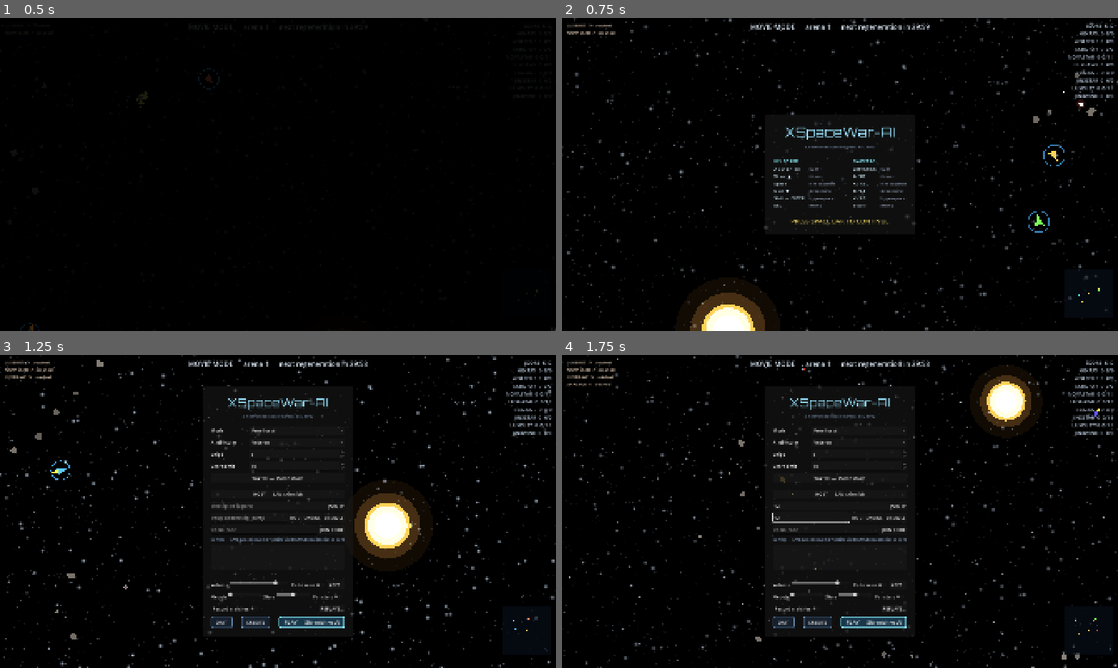
Above: before the commit, frames 1-4 (two rows, left to right).
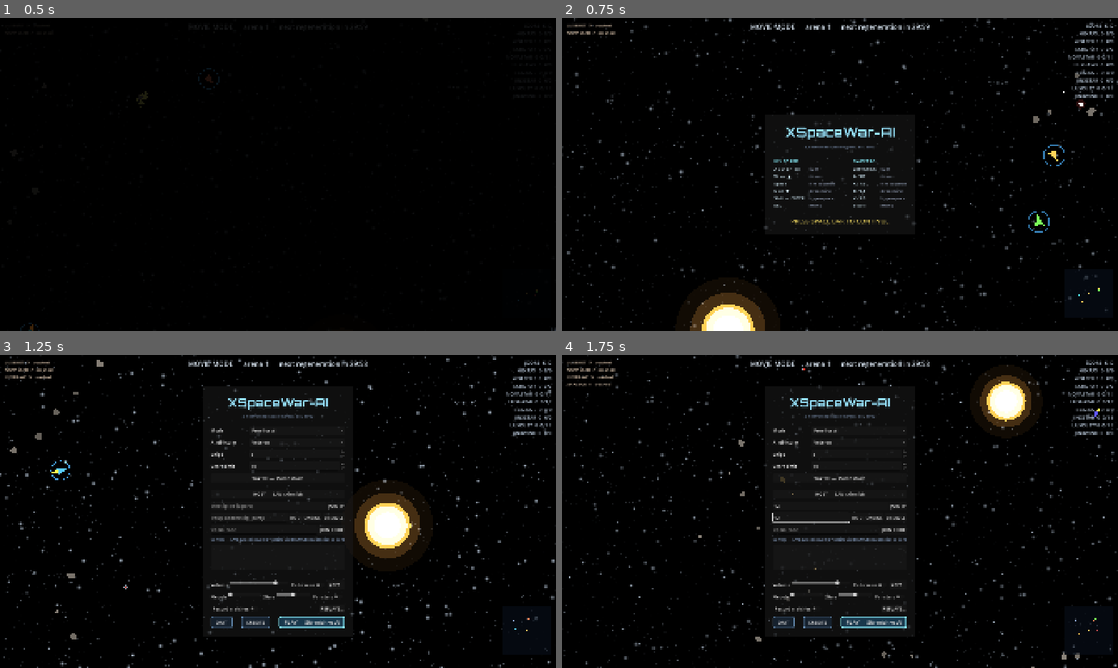
Above: after the commit, the same moments.

Repository: CryptoJones/XSpaceWar-AI
Game: Godot game, scene res://src/ui/main.tscn
The game is run twice, just before and just after one commit, with the same random seed, the same clock (stepped at 60 frames per second) and the same inputs.
Inputs (mouse positions are in pixels of both pictures, inside the frame that each line leads up to):
- Up to frame 1 (0.5 s): no input
- Up to frame 2 (0.75 s): tap Enter at 0.5 s; move the mouse to (962, 158) at 0.52 s; hold Right from 0.53 s (still down); tap Shift at 0.6 s; click (962, 158) at 0.67 s
- Up to frame 3 (1.25 s): keep holding Right; tap Space at 0.77 s
- Up to frame 4 (1.75 s): release Right at 1.25 s; click (828, 505) at 1.27 s; type "12" at 1.35 s; click (812, 517) at 1.5 s; type "12" at 1.58 s; click (828, 530) at 1.73 s

Frame 1 is identical in both runs. In frame 2, 0.3% of the frame differs, in the area x 40-60%, y 34-39%; in frame 3, 0.3%; in frame 4, 0.3%.

Commit message:
Fix title font: OpenType tag for weight, loud fallback when unimported
load() verified to return family 'Orbitron'; the variation dict needs
name_to_tag("wght") (string keys are silently ignored), and a missing
import cache now push_warnings with the fix command instead of quietly
using the default font. Also includes replay scrubbing (seek with
arrow keys, bit-exact, 2 new tests) from the feature batch.

Co-Authored-By: Claude Fable 5 <noreply@anthropic.com>

Diff:
--- a/src/gameplay/replay_player.gd
+++ b/src/gameplay/replay_player.gd
@@ -48,22 +48,49 @@
 	_accum += dt * speed
 	while _accum >= world.config.fixed_dt - 1e-9:
 		_accum -= world.config.fixed_dt
-		_advance_frames(world)
-		for sid in _inputs:
-			var s := world.ship_by_id(int(sid))
-			if s == null or not s.alive:
-				continue
-			var rec: Array = _inputs[sid]
-			s.in_turn = float(rec[0])
-			var flags := int(rec[1])
-			s.in_thrust = (flags & Replay.FLAG_THRUST) != 0
-			s.in_fire = (flags & Replay.FLAG_FIRE) != 0
-			s.in_hyper = (flags & Replay.FLAG_HYPER) != 0
-			s.in_mine = (flags & Replay.FLAG_MINE) != 0
-		world.step()
-		if world.tick > replay.final_tick:
-			finished = true
+		_step_once(world)
+		if finished:
 			return
+
+## Scrub to an absolute tick. Backward seeks rebuild the world and re-simulate
+## from zero — determinism makes the result exact, and the sim is cheap enough
+## that even a long rewind lands in well under a second.
+func seek(target_tick: int) -> void:
+	if session.world == null or replay == null:
+		return
+	target_tick = clampi(target_tick, 0, replay.final_tick)
+	if target_tick < session.world.tick:
+		_inputs.clear()
+		_cursor = 0
+		_accum = 0.0
+		finished = false
+		session.ship_names.clear()
+		load_replay(replay)
+	var world := session.world
+	while world.tick < target_tick and not finished:
+		_step_once(world)
+	world.events.clear()  # don't fire a backlog of fx after the jump
+
+func seek_relative(dticks: int) -> void:
+	if session.world != null:
+		seek(session.world.tick + dticks)
+
+func _step_once(world: SimWorld) -> void:
+	_advance_frames(world)
+	for sid in _inputs:
+		var s := world.ship_by_id(int(sid))
+		if s == null or not s.alive:
+			continue
+		var rec: Array = _inputs[sid]
+		s.in_turn = float(rec[0])
+		var flags := int(rec[1])
+		s.in_thrust = (flags & Replay.FLAG_THRUST) != 0
+		s.in_fire = (flags & Replay.FLAG_FIRE) != 0
+		s.in_hyper = (flags & Replay.FLAG_HYPER) != 0
+		s.in_mine = (flags & Replay.FLAG_MINE) != 0
+	world.step()
+	if world.tick > replay.final_tick:
+		finished = true
 
 func _advance_frames(world: SimWorld) -> void:
 	while _cursor < replay.frames.size() and int(replay.frames[_cursor][0]) <= world.tick:
--- a/src/net/net_host.gd
+++ b/src/net/net_host.gd
@@ -40,6 +40,12 @@
 	_inputs.clear()
 	_acked.clear()
 	for peer in _peers:
+		if int(_peers[peer]) < 0:
+			# Spectators just need the new arena recipe.
+			_t.send(peer,
+				NetProtocol.pack(NetProtocol.MSG_WELCOME, NetProtocol.welcome_of(session, -1)),
+				true, NetProtocol.CH_CONTROL)
+			continue
 		var bot_ids := session.bots.keys()
 		if bot_ids.is_empty():
 			_reject(peer, "no ship available after restart")
@@ -116,7 +122,18 @@
 	_t.tick(dt, player_count())
 
 func player_count() -> int:
-	return _peers.size() + 1
+	var n := 1  # the host
+	for peer in _peers:
+		if int(_peers[peer]) >= 0:
+			n += 1
+	return n
+
+func _spectator_count() -> int:
+	var n := 0
+	for peer in _peers:
+		if int(_peers[peer]) < 0:
+			n += 1
+	return n
 
 func _broadcast_snapshot() -> void:
 	_event_accum = _event_accum.slice(maxi(0, _event_accum.size() - 64))  # bound backlog
@@ -155,6 +172,8 @@
 		NetProtocol.MSG_INPUT:
 			if _peers.has(peer):
 				var sid: int = _peers[peer]
+				if sid < 0:
+					return  # spectators don't drive ships
 				var q := int(data.get("q", 0))
 				if q >= int(_acked.get(sid, 0)):
 					_acked[sid] = q
@@ -165,6 +184,16 @@
 		return
 	if int(data.get("v", -1)) != NetProtocol.VERSION:
 		_reject(peer, "protocol version mismatch")
+		return
+	# Spectators get snapshots but no ship (sid -1).
+	if bool(data.get("spec", false)):
+		if _spectator_count() >= 8:
+			_reject(peer, "spectator slots full")
+			return
+		_peers[peer] = -1
+		_t.send(peer,
+			NetProtocol.pack(NetProtocol.MSG_WELCOME, NetProtocol.welcome_of(session, -1)),
+			true, NetProtocol.CH_CONTROL)
 		return
 	# A joining player takes over a bot's ship; no bots left = server full.
 	var bot_ids := session.bots.keys()
@@ -194,6 +223,8 @@
 	var sid: int = _peers[peer]
 	_peers.erase(peer)
 	_names.erase(peer)
+	if sid < 0:
+		return  # spectator: nothing to hand back
 	_inputs.erase(sid)
 	_acked.erase(sid)
 	# Hand the ship back to a bot (with its own callsign again).
--- a/src/net/net_protocol.gd
+++ b/src/net/net_protocol.gd
@@ -12,10 +12,10 @@
 ## locally from the seed + params (ArenaGen is deterministic), then apply
 ## snapshots on top and dead-reckon between them.
 
-const VERSION := 3
+const VERSION := 4
 
 enum {
-	MSG_HELLO = 1,      ## client -> host: {v, name}
+	MSG_HELLO = 1,      ## client -> host: {v, name, spec?}
 	MSG_WELCOME = 2,    ## host -> client: {v, id, seed, prm, mode, dif, gen, ros}
 	MSG_REJECT = 3,     ## host -> client: {why}
 	MSG_INPUT = 4,      ## client -> host: {q, u, t, f, h, m} (q = input sequence)
--- a/src/ui/main.gd
+++ b/src/ui/main.gd
@@ -106,15 +106,24 @@
 const SETTINGS_PATH := "user://settings.cfg"
 const REPLAY_DIR := "user://replays"
 
-var _title_font: FontVariation
+var _title_font: Font
 
 ## Orbitron at bold weight — the futuristic display face used for titles
-## (OFL-licensed; see assets/fonts/ and NOTICE).
-func _get_title_font() -> FontVariation:
+## (OFL-licensed; see assets/fonts/ and NOTICE). Falls back loudly to the
+## default font if the import cache is missing the asset.
+func _get_title_font() -> Font:
 	if _title_font == null:
-		_title_font = FontVariation.new()
-		_title_font.base_font = load("res://assets/fonts/Orbitron.ttf")
-		_title_font.variation_opentype = {"wght": 700}
+		var base: FontFile = load("res://assets/fonts/Orbitron.ttf")
+		if base == null:
+			push_warning("Orbitron not imported — run: godot --headless --path . --import")
+			_title_font = ThemeDB.fallback_font
+		else:
+			var fv := FontVariation.new()
+			fv.base_font = base
+			# The variation dict is keyed by OpenType tag, not name.
+			var ts := TextServerManager.get_primary_interface()
+			fv.variation_opentype = {ts.name_to_tag("wght"): 700}
+			_title_font = fv
 	return _title_font
 
 func _ready() -> void:
@@ -684,6 +693,10 @@
 		elif event.physical_keycode == KEY_F:
 			replay_player.speed = 2.0 if replay_player.speed == 1.0 \
 				else (4.0 if replay_player.speed == 2.0 else 1.0)
+		elif event.physical_keycode == KEY_LEFT:
+			replay_player.seek_relative(-600)  # 10s back
+		elif event.physical_keycode == KEY_RIGHT:
+			replay_player.seek_relative(600)   # 10s ahead
 
 # --------------------------------------------------------------------------
 # Networking (M3: LAN host / join / discovery)
@@ -1160,5 +1173,5 @@
 	hud.session = replay_player.session
 	var rp := replay_player
 	view.external_driver = func(dt: float): rp.update(dt)
-	_net_status.text = "Replaying %s — P pause, F speed, ESC menu" % path.get_file()
+	_net_status.text = "Replaying %s — P pause, F speed, ◄/► seek 10s, ESC menu" % path.get_file()
 	set_menu_visible(false)
--- a/tests/run_tests.gd
+++ b/tests/run_tests.gd
@@ -397,3 +397,18 @@
 				exact = false
 				break
 	_check("replay: playback is bit-exact (positions, scores, kills, alive)", exact)
+
+	# Scrubbing: rewind to an exact tick, then back to the end — still exact.
+	rp.seek(60)
+	_check("replay: backward seek lands on the exact tick",
+		rp.session.world.tick == 60 and not rp.finished)
+	rp.seek(loaded.final_tick)
+	rp.update(1.0 / 60.0)  # the final step
+	var exact2 := true
+	for i in range(s.world.ships.size()):
+		var a2 := s.world.ships[i]
+		var b2 := rp.session.world.ships[i]
+		if a2.pos != b2.pos or a2.score != b2.score:
+			exact2 = false
+			break
+	_check("replay: state after scrubbing is still bit-exact", exact2)
